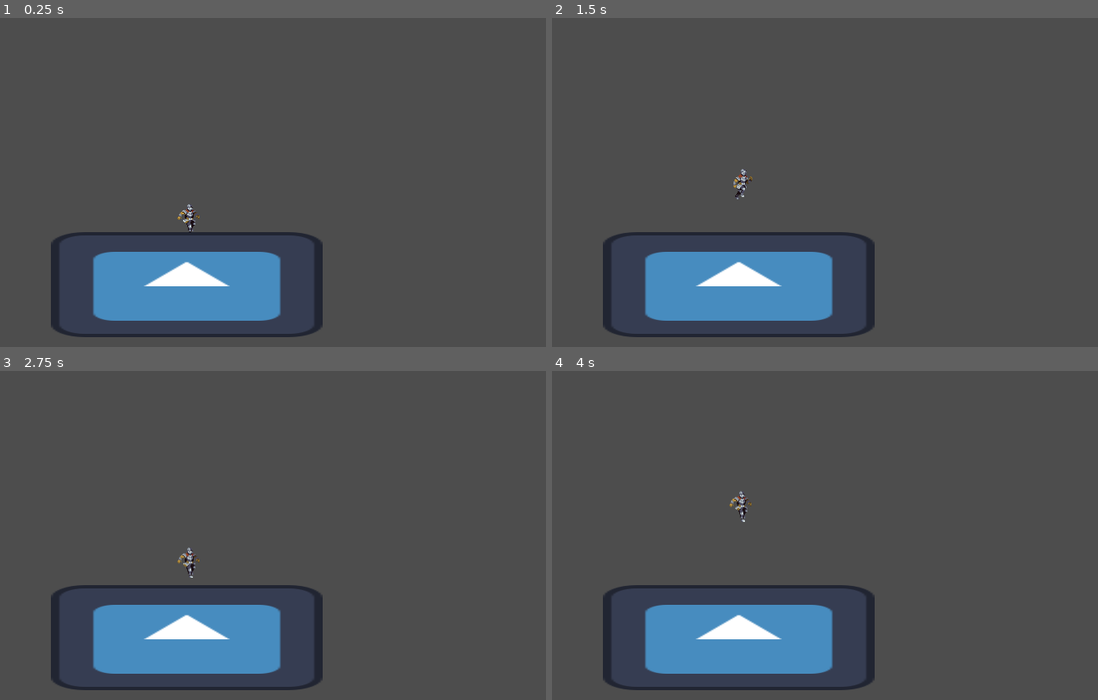
Above: before the commit, frames 1-4 (two rows, left to right).
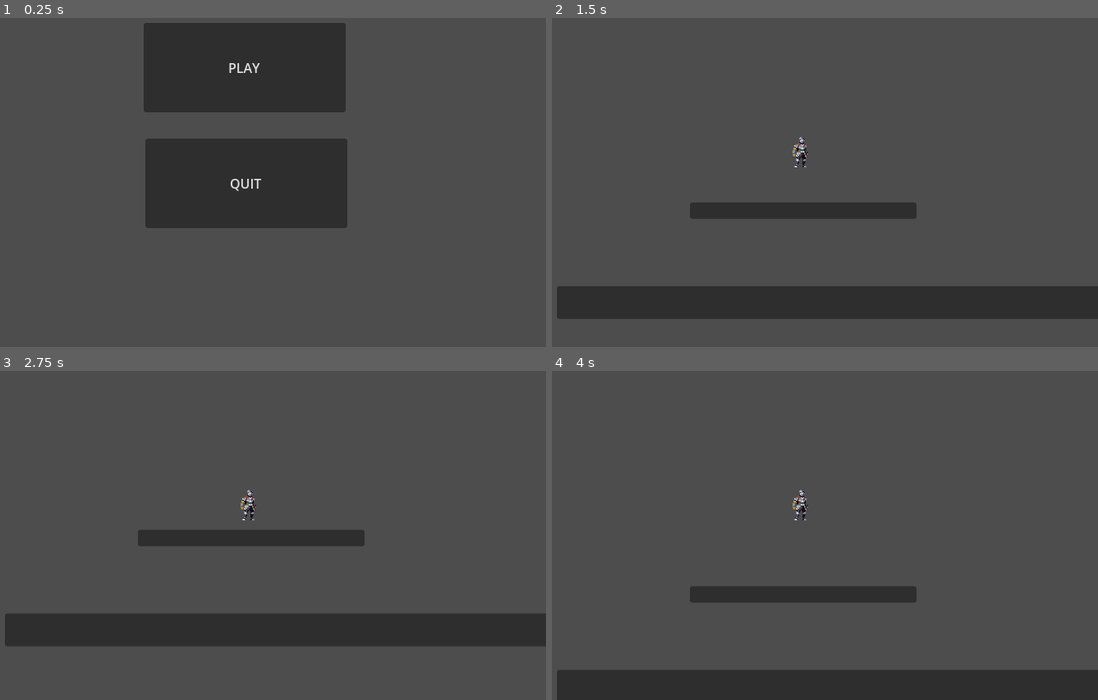
Above: after the commit, the same moments.

Repository: DivakaTharindaPerera/godot-project
Game: Godot game, scene res://scenes/main.tscn
Two runs of this game, one before a commit and one after it. Both use one fixed random seed, a clock stepped at 60 frames per second and the inputs below. The engine's default icon, where the game draws it, is replaced by a stand-in: a white triangle on a blue panel in a dark square.
Inputs (mouse positions are in pixels of both pictures, inside the frame that each line leads up to):
- Up to frame 1 (0.25 s): no input
- Up to frame 2 (1.5 s): click (797, 67) at 0.5 s, where only the run after the commit has a clickable "PLAY"; tap Space (jump) at 1.35 s
- Up to frame 3 (2.75 s): tap Space (jump) at 1.52, 1.82, 2.1, 2.27, 2.57 s
- Up to frame 4 (4 s): tap Space (jump) at 2.85, 3.6, 3.77 s

The runs differ from the first frame. In frame 1, 29% of the frame differs, in the area x 9-64%, y 1-98%; in frame 2, 17%; in frame 3, 17%; in frame 4, 18%.

Commit message:
commit 3

Diff:
--- /dev/null
+++ b/main.gd
@@ -0,0 +1,19 @@
+extends Node2D
+
+
+# Called when the node enters the scene tree for the first time.
+func _ready():
+	pass # Replace with function body.
+
+
+# Called every frame. 'delta' is the elapsed time since the previous frame.
+func _process(delta):
+	pass
+
+
+func _on_quit_pressed():
+	get_tree().quit()
+
+
+func _on_play_pressed():
+	get_tree().change_scene_to_file("res://scenes/level_1.tscn") # Replace with function body.
--- a/player/player.tscn
+++ b/player/player.tscn
@@ -23,9 +23,11 @@
 
 @onready var sprite : AnimatedSprite2D = get_node(\"AnimatedSprite2D\")
 
+func  _ready():
+	pass
+
 func _physics_process(delta):
 
-	vel.x = 0
 	# Add the gravity.
 	#if Input.is_action_pressed(\"forward\"):
 		#vel.x += SPEED
@@ -39,28 +41,6 @@
 	# Handle Jump.
 	if Input.is_action_just_pressed(\"jump\") and is_on_floor():
 		velocity.y -= JUMP_VELOCITY
-
-	if velocity.x == 0 and is_on_floor():
-		sprite.play(\"idle\")
-
-	if !is_on_floor():
-		if velocity.y < 0:
-			sprite.play(\"jump\")
-		elif velocity.y >0:
-			sprite.play(\"fall\")
-
-	if velocity.x != 0 :
-		sprite.play(\"run\")
-		sprite.flip_h = velocity.x < 0
-
-	if Input.is_action_pressed(\"normal_attack\"):
-		sprite.play(\"attack_normal\")
-		normal_attacking = true
-		heavy_attacking = false
-	elif Input.is_action_pressed(\"heavy_attack\"):
-		sprite.play(\"attack_heavy\")
-		normal_attacking = false
-		heavy_attacking = true
 
 	# Get the input direction and handle the movement/deceleration.
 	# As good practice, you should replace UI actions with custom gameplay actions.
@@ -200,43 +180,43 @@
 animations = [{
 "frames": [{
 "duration": 1.0,
-"texture": SubResource("AtlasTexture_w3ym8")
-}, {
-"duration": 1.0,
-"texture": SubResource("AtlasTexture_11nrc")
-}, {
-"duration": 1.0,
-"texture": SubResource("AtlasTexture_ax3rd")
-}, {
-"duration": 1.0,
-"texture": SubResource("AtlasTexture_7uvep")
+"texture": SubResource("AtlasTexture_0uq83")
+}, {
+"duration": 1.0,
+"texture": SubResource("AtlasTexture_s6yw1")
+}, {
+"duration": 1.0,
+"texture": SubResource("AtlasTexture_2nwah")
+}, {
+"duration": 1.0,
+"texture": SubResource("AtlasTexture_vkk11")
 }],
 "loop": true,
 "name": &"attack_heavy",
-"speed": 8.0
-}, {
-"frames": [{
-"duration": 1.0,
-"texture": SubResource("AtlasTexture_wqvka")
-}, {
-"duration": 1.0,
-"texture": SubResource("AtlasTexture_ftu7x")
-}, {
-"duration": 1.0,
-"texture": SubResource("AtlasTexture_52dva")
-}, {
-"duration": 1.0,
-"texture": SubResource("AtlasTexture_qc4ks")
-}, {
-"duration": 1.0,
-"texture": SubResource("AtlasTexture_435nu")
-}, {
-"duration": 1.0,
-"texture": SubResource("AtlasTexture_ylyhx")
+"speed": 5.0
+}, {
+"frames": [{
+"duration": 1.0,
+"texture": SubResource("AtlasTexture_lwf52")
+}, {
+"duration": 1.0,
+"texture": SubResource("AtlasTexture_t6ld8")
+}, {
+"duration": 1.0,
+"texture": SubResource("AtlasTexture_qpw0r")
+}, {
+"duration": 1.0,
+"texture": SubResource("AtlasTexture_j6api")
+}, {
+"duration": 1.0,
+"texture": SubResource("AtlasTexture_xmuf3")
+}, {
+"duration": 1.0,
+"texture": SubResource("AtlasTexture_tcpua")
 }],
 "loop": true,
 "name": &"attack_normal",
-"speed": 8.0
+"speed": 6.0
 }, {
 "frames": [{
 "duration": 1.0,
@@ -270,7 +250,7 @@
 }],
 "loop": true,
 "name": &"idle",
-"speed": 5.0
+"speed": 6.0
 }, {
 "frames": [{
 "duration": 1.0,
@@ -322,8 +302,155 @@
 "speed": 5.0
 }]
 
-[sub_resource type="RectangleShape2D" id="RectangleShape2D_vlwd7"]
-size = Vector2(13, 30)
+[sub_resource type="CapsuleShape2D" id="CapsuleShape2D_hf6pp"]
+height = 38.0
+
+[sub_resource type="Animation" id="Animation_o00e1"]
+length = 0.001
+tracks/0/type = "value"
+tracks/0/imported = false
+tracks/0/enabled = true
+tracks/0/path = NodePath("AnimatedSprite2D:frame")
+tracks/0/interp = 1
+tracks/0/loop_wrap = true
+tracks/0/keys = {
+"times": PackedFloat32Array(0),
+"transitions": PackedFloat32Array(1),
+"update": 1,
+"values": [1]
+}
+
+[sub_resource type="Animation" id="Animation_5xo12"]
+resource_name = "attack_heavy"
+
+[sub_resource type="Animation" id="Animation_ueqi7"]
+resource_name = "attack_normal"
+
+[sub_resource type="Animation" id="Animation_7la5q"]
+resource_name = "fall"
+length = 0.7
+loop_mode = 1
+tracks/0/type = "value"
+tracks/0/imported = false
+tracks/0/enabled = true
+tracks/0/path = NodePath("AnimatedSprite2D:frame")
+tracks/0/interp = 1
+tracks/0/loop_wrap = true
+tracks/0/keys = {
+"times": PackedFloat32Array(0, 0.1, 0.1375),
+"transitions": PackedFloat32Array(1, 1, 1),
+"update": 0,
+"values": [0, 1, 2]
+}
+tracks/1/type = "value"
+tracks/1/imported = false
+tracks/1/enabled = true
+tracks/1/path = NodePath("AnimatedSprite2D:animation")
+tracks/1/interp = 1
+tracks/1/loop_wrap = true
+tracks/1/keys = {
+"times": PackedFloat32Array(0),
+"transitions": PackedFloat32Array(1),
+"update": 0,
+"values": [&"fall"]
+}
+
+[sub_resource type="Animation" id="Animation_mu055"]
+resource_name = "idle"
+length = 0.6
+loop_mode = 1
+tracks/0/type = "value"
+tracks/0/imported = false
+tracks/0/enabled = true
+tracks/0/path = NodePath("AnimatedSprite2D:animation")
+tracks/0/interp = 1
+tracks/0/loop_wrap = true
+tracks/0/keys = {
+"times": PackedFloat32Array(0),
+"transitions": PackedFloat32Array(1),
+"update": 1,
+"values": [&"idle"]
+}
+tracks/1/type = "value"
+tracks/1/imported = false
+tracks/1/enabled = true
+tracks/1/path = NodePath("AnimatedSprite2D:frame")
+tracks/1/interp = 1
+tracks/1/loop_wrap = true
+tracks/1/keys = {
+"times": PackedFloat32Array(0, 0.1, 0.2, 0.3, 0.4, 0.5),
+"transitions": PackedFloat32Array(1, 1, 1, 1, 1, 1),
+"update": 1,
+"values": [0, 1, 2, 3, 4, 4]
+}
+
+[sub_resource type="Animation" id="Animation_fd60h"]
+resource_name = "jump"
+length = 0.3
+loop_mode = 1
+tracks/0/type = "value"
+tracks/0/imported = false
+tracks/0/enabled = true
+tracks/0/path = NodePath("AnimatedSprite2D:animation")
+tracks/0/interp = 1
+tracks/0/loop_wrap = true
+tracks/0/keys = {
+"times": PackedFloat32Array(0),
+"transitions": PackedFloat32Array(1),
+"update": 1,
+"values": [&"jump"]
+}
+tracks/1/type = "value"
+tracks/1/imported = false
+tracks/1/enabled = true
+tracks/1/path = NodePath("AnimatedSprite2D:frame")
+tracks/1/interp = 1
+tracks/1/loop_wrap = true
+tracks/1/keys = {
+"times": PackedFloat32Array(0, 0.1, 0.2),
+"transitions": PackedFloat32Array(1, 1, 1),
+"update": 1,
+"values": [0, 1, 2]
+}
+
+[sub_resource type="Animation" id="Animation_1fqln"]
+resource_name = "run"
+loop_mode = 1
+tracks/0/type = "value"
+tracks/0/imported = false
+tracks/0/enabled = true
+tracks/0/path = NodePath("AnimatedSprite2D:animation")
+tracks/0/interp = 1
+tracks/0/loop_wrap = true
+tracks/0/keys = {
+"times": PackedFloat32Array(0),
+"transitions": PackedFloat32Array(1),
+"update": 1,
+"values": [&"run"]
+}
+tracks/1/type = "value"
+tracks/1/imported = false
+tracks/1/enabled = true
+tracks/1/path = NodePath("AnimatedSprite2D:frame")
+tracks/1/interp = 1
+tracks/1/loop_wrap = true
+tracks/1/keys = {
+"times": PackedFloat32Array(0, 0.1, 0.2, 0.3, 0.4, 0.5, 0.6, 0.7, 0.8, 0.9),
+"transitions": PackedFloat32Array(1, 1, 1, 1, 1, 1, 1, 1, 1, 1),
+"update": 1,
+"values": [0, 1, 2, 3, 4, 5, 6, 7, 8, 9]
+}
+
+[sub_resource type="AnimationLibrary" id="AnimationLibrary_25r6m"]
+_data = {
+"RESET": SubResource("Animation_o00e1"),
+"attack_heavy": SubResource("Animation_5xo12"),
+"attack_normal": SubResource("Animation_ueqi7"),
+"fall": SubResource("Animation_7la5q"),
+"idle": SubResource("Animation_mu055"),
+"jump": SubResource("Animation_fd60h"),
+"run": SubResource("Animation_1fqln")
+}
 
 [node name="player" type="CharacterBody2D"]
 script = SubResource("GDScript_jl6dw")
@@ -331,9 +458,19 @@
 [node name="AnimatedSprite2D" type="AnimatedSprite2D" parent="."]
 position = Vector2(3, -19)
 sprite_frames = SubResource("SpriteFrames_jw7e3")
-animation = &"attack_normal"
-frame_progress = 0.232453
+animation = &"fall"
+frame = 1
 
 [node name="CollisionShape2D" type="CollisionShape2D" parent="."]
-position = Vector2(-0.5, 4)
-shape = SubResource("RectangleShape2D_vlwd7")
+position = Vector2(-3, 2)
+shape = SubResource("CapsuleShape2D_hf6pp")
+
+[node name="Camera2D" type="Camera2D" parent="."]
+
+[node name="AnimationPlayer" type="AnimationPlayer" parent="."]
+autoplay = "idle"
+libraries = {
+"": SubResource("AnimationLibrary_25r6m")
+}
+
+[node name="AnimationTree" type="AnimationTree" parent="."]
--- /dev/null
+++ b/scenes/level_1.tscn
@@ -0,0 +1,48 @@
+[gd_scene load_steps=5 format=3 uid="uid://sysgrbswt14"]
+
+[ext_resource type="PackedScene" uid="uid://cwqokl0io1k7b" path="res://player/player.tscn" id="1_d7p6l"]
+
+[sub_resource type="RectangleShape2D" id="RectangleShape2D_krxyp"]
+size = Vector2(723.5, 49)
+
+[sub_resource type="RectangleShape2D" id="RectangleShape2D_4aomp"]
+size = Vector2(59.75, 434)
+
+[sub_resource type="RectangleShape2D" id="RectangleShape2D_ux3sl"]
+size = Vector2(271.938, 18)
+
+[node name="Level1" type="Node2D"]
+
+[node name="player" parent="." instance=ExtResource("1_d7p6l")]
+position = Vector2(300, 208)
+
+[node name="StaticBody2D" type="StaticBody2D" parent="."]
+position = Vector2(192, 185)
+
+[node name="CollisionShape2D" type="CollisionShape2D" parent="StaticBody2D"]
+position = Vector2(169.25, 271)
+shape = SubResource("RectangleShape2D_krxyp")
+
+[node name="CollisionShape2D2" type="CollisionShape2D" parent="StaticBody2D"]
+position = Vector2(499, 30)
+shape = SubResource("RectangleShape2D_4aomp")
+
+[node name="CollisionShape2D3" type="CollisionShape2D" parent="StaticBody2D"]
+position = Vector2(-163, 30)
+shape = SubResource("RectangleShape2D_4aomp")
+
+[node name="CollisionShape2D4" type="CollisionShape2D" parent="StaticBody2D"]
+position = Vector2(109.031, 150)
+shape = SubResource("RectangleShape2D_ux3sl")
+
+[node name="Panel" type="Panel" parent="."]
+offset_left = 163.0
+offset_top = 326.0
+offset_right = 439.0
+offset_bottom = 346.0
+
+[node name="Panel2" type="Panel" parent="."]
+offset_left = 1.0
+offset_top = 428.0
+offset_right = 721.0
+offset_bottom = 468.0
--- a/scenes/main.tscn
+++ b/scenes/main.tscn
@@ -1,13 +1,26 @@
-[gd_scene load_steps=3 format=3 uid="uid://bq21undctcew6"]
+[gd_scene load_steps=2 format=3 uid="uid://bq21undctcew6"]
 
-[ext_resource type="PackedScene" uid="uid://cwqokl0io1k7b" path="res://player/player.tscn" id="1_cpob0"]
-[ext_resource type="PackedScene" uid="uid://blbjfy0hqmpb5" path="res://platforms/sample_tile.tscn" id="2_rfgor"]
+[ext_resource type="Script" path="res://main.gd" id="1_niy5a"]
 
 [node name="main" type="Node2D"]
 position = Vector2(100, 100)
+script = ExtResource("1_niy5a")
 
-[node name="player" parent="." instance=ExtResource("1_cpob0")]
-position = Vector2(188, 206)
+[node name="play" type="Button" parent="."]
+offset_left = 130.0
+offset_top = -15.0
+offset_right = 376.0
+offset_bottom = 94.0
+text = "PLAY
+"
 
-[node name="sampleTile" parent="." instance=ExtResource("2_rfgor")]
-position = Vector2(81, 303)
+[node name="quit" type="Button" parent="."]
+offset_left = 132.0
+offset_top = 126.0
+offset_right = 378.0
+offset_bottom = 235.0
+tooltip_text = "EXIT GAME"
+text = "QUIT"
+
+[connection signal="pressed" from="play" to="." method="_on_play_pressed"]
+[connection signal="pressed" from="quit" to="." method="_on_quit_pressed"]
Not shown: 2 places in player/player.tscn that only renumber resources
